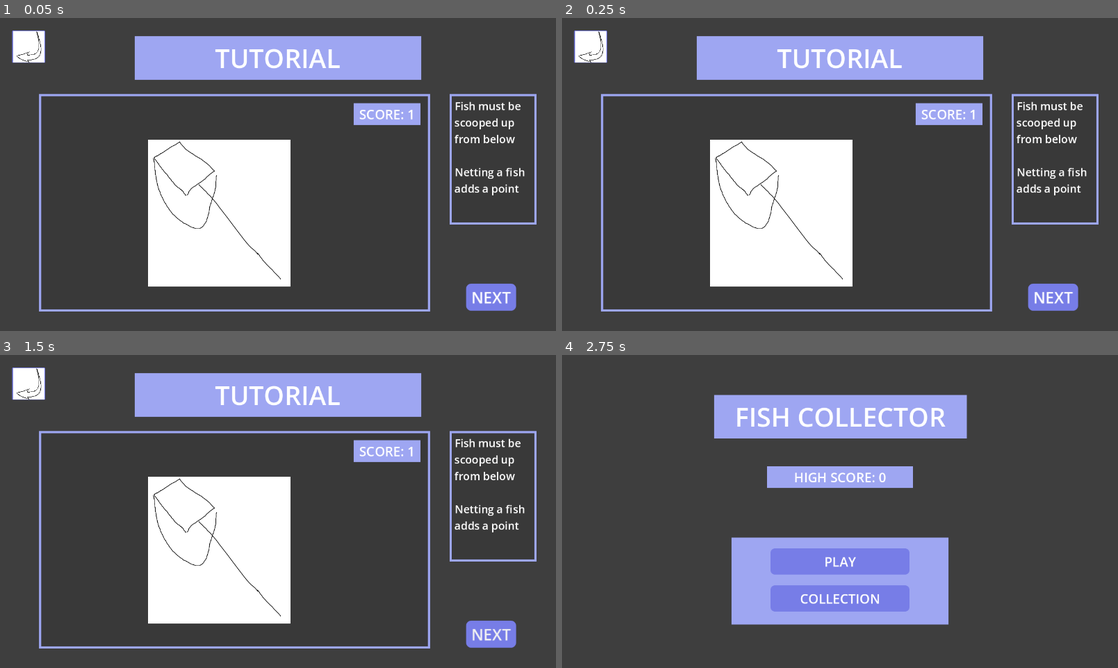
Above: before the commit, frames 1-4 (two rows, left to right).
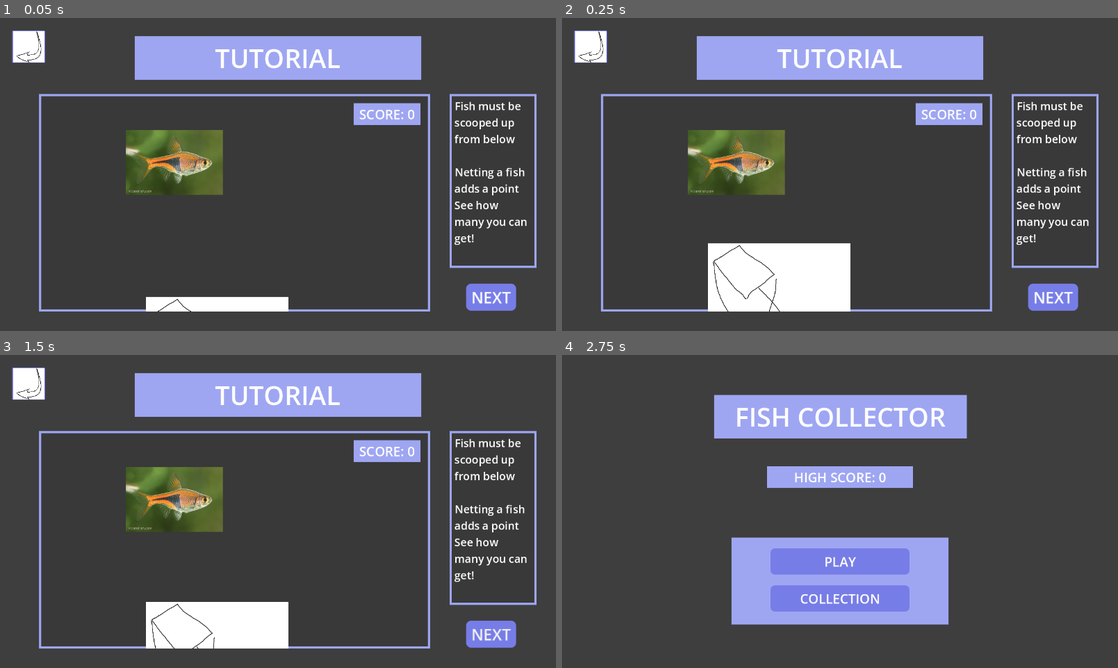
Above: after the commit, the same moments.

Repository: lolyay270/Mobile-Dev-Small
Game: Godot game, scene res://scenes/tutorial.tscn
Same seed, same stepped clock (60 frames per second), same inputs: the game is played once before the commit and once after it. This scene is started directly instead of the project's main scene. The engine's default icon, where the game draws it, is replaced by a stand-in: a white triangle on a blue panel in a dark square.
Inputs (mouse positions are in pixels of both pictures, inside the frame that each line leads up to):
- Up to frame 1 (0.05 s): no input
- Up to frame 2 (0.25 s): no input
- Up to frame 3 (1.5 s): click "NEXT" at 0.5 s; click "NEXT" (after the commit: "BACK") at 1.25 s
- Up to frame 4 (2.75 s): click (589, 383) at 2 s

The runs differ from the first frame. In frame 1, 15% of the frame differs, in the area x 22-97%, y 29-94%; in frame 2, 13%; in frame 3, 14%; in frame 4, nothing differs.

Commit message:
feat(tutorial): both anims working, toggle button

Diff:
--- a/scenes/tutorial.tscn
+++ b/scenes/tutorial.tscn
@@ -1,6 +1,7 @@
-[gd_scene load_steps=13 format=3 uid="uid://co4cgnpy7pgut"]
+[gd_scene load_steps=15 format=3 uid="uid://co4cgnpy7pgut"]
 
 [ext_resource type="LabelSettings" uid="uid://2gbyhnsfxrd8" path="res://themes/title label.tres" id="1_cq4me"]
+[ext_resource type="Script" uid="uid://d0bhw3qcdbfe" path="res://scripts/UI elements/tutorial.gd" id="1_g2equ"]
 [ext_resource type="Theme" uid="uid://cv4hxqc66pyku" path="res://themes/option buttons/option buttons.tres" id="2_6yjpi"]
 [ext_resource type="Texture2D" uid="uid://24b5josru515" path="res://assets/curveArrow.png" id="3_gbqnl"]
 [ext_resource type="Script" uid="uid://dav5rnbek6wak" path="res://scripts/UI elements/loadSceneButton.gd" id="4_ckvwl"]
@@ -9,17 +10,93 @@
 [ext_resource type="Texture2D" uid="uid://dlwxtr2ykoync" path="res://assets/Harlequin Rasbora (Trigonostigma heteromorpha) - Dan's Fish.png" id="7_gbqnl"]
 [ext_resource type="Texture2D" uid="uid://bxk4agd7lba87" path="res://assets/nET.png" id="8_ckvwl"]
 [ext_resource type="Theme" uid="uid://b054jbhmyfyjs" path="res://themes/collectableText.tres" id="9_nlqja"]
+[ext_resource type="Texture2D" uid="uid://dkh021bwgv0om" path="res://icon.svg" id="10_0epgs"]
+
+[sub_resource type="Animation" id="Animation_nlqja"]
+length = 0.001
+tracks/0/type = "value"
+tracks/0/imported = false
+tracks/0/enabled = true
+tracks/0/path = NodePath("Score:text")
+tracks/0/interp = 1
+tracks/0/loop_wrap = true
+tracks/0/keys = {
+"times": PackedFloat32Array(0),
+"transitions": PackedFloat32Array(1),
+"update": 1,
+"values": ["SCORE: 1"]
+}
+tracks/1/type = "value"
+tracks/1/imported = false
+tracks/1/enabled = true
+tracks/1/path = NodePath("net:position")
+tracks/1/interp = 1
+tracks/1/loop_wrap = true
+tracks/1/keys = {
+"times": PackedFloat32Array(0),
+"transitions": PackedFloat32Array(1),
+"update": 0,
+"values": [Vector2(246, 100)]
+}
+tracks/2/type = "value"
+tracks/2/imported = false
+tracks/2/enabled = true
+tracks/2/path = NodePath("collectee:scale")
+tracks/2/interp = 1
+tracks/2/loop_wrap = true
+tracks/2/keys = {
+"times": PackedFloat32Array(0),
+"transitions": PackedFloat32Array(1),
+"update": 0,
+"values": [Vector2(1e-05, 1e-05)]
+}
+tracks/3/type = "value"
+tracks/3/imported = false
+tracks/3/enabled = true
+tracks/3/path = NodePath("points change:position")
+tracks/3/interp = 1
+tracks/3/loop_wrap = true
+tracks/3/keys = {
+"times": PackedFloat32Array(0),
+"transitions": PackedFloat32Array(1),
+"update": 0,
+"values": [Vector2(811, 76)]
+}
+tracks/4/type = "value"
+tracks/4/imported = false
+tracks/4/enabled = true
+tracks/4/path = NodePath("points change:modulate")
+tracks/4/interp = 1
+tracks/4/loop_wrap = true
+tracks/4/keys = {
+"times": PackedFloat32Array(0),
+"transitions": PackedFloat32Array(1),
+"update": 0,
+"values": [Color(1, 1, 1, 0)]
+}
+tracks/5/type = "value"
+tracks/5/imported = false
+tracks/5/enabled = true
+tracks/5/path = NodePath("healths/health change:modulate")
+tracks/5/interp = 1
+tracks/5/loop_wrap = true
+tracks/5/keys = {
+"times": PackedFloat32Array(0),
+"transitions": PackedFloat32Array(1),
+"update": 0,
+"values": [Color(1, 1, 1, 1)]
+}
 
 [sub_resource type="Animation" id="Animation_ckvwl"]
-resource_name = "collectFish"
+resource_name = "collectItem"
 length = 2.3
 loop_mode = 1
 tracks/0/type = "value"
 tracks/0/imported = false
 tracks/0/enabled = true
-tracks/0/path = NodePath("collectFish/Score:text")
+tracks/0/path = NodePath("Score:text")
 tracks/0/interp = 1
-tracks/0/loop_wrap = true
+tracks/0/loop_wrap = false
 tracks/0/keys = {
 "times": PackedFloat32Array(0, 1.56667),
 "transitions": PackedFloat32Array(1, 1),
@@ -29,119 +106,68 @@
 tracks/1/type = "value"
 tracks/1/imported = false
 tracks/1/enabled = true
-tracks/1/path = NodePath("collectFish/net:position")
+tracks/1/path = NodePath("net:position")
 tracks/1/interp = 1
-tracks/1/loop_wrap = true
+tracks/1/loop_wrap = false
 tracks/1/keys = {
-"times": PackedFloat32Array(0, 0.8, 2.29, 2.3),
-"transitions": PackedFloat32Array(0.75, 1, 1e-05, 1e-05),
-"update": 0,
-"values": [Vector2(246, 500), Vector2(246, 100), Vector2(246, 100), Vector2(246, 500)]
+"times": PackedFloat32Array(0, 0.8),
+"transitions": PackedFloat32Array(0.75, 1),
+"update": 0,
+"values": [Vector2(246, 500), Vector2(246, 100)]
 }
 tracks/2/type = "value"
 tracks/2/imported = false
 tracks/2/enabled = true
-tracks/2/path = NodePath("collectFish/fish:scale")
+tracks/2/path = NodePath("collectee:scale")
 tracks/2/interp = 1
-tracks/2/loop_wrap = true
+tracks/2/loop_wrap = false
 tracks/2/keys = {
-"times": PackedFloat32Array(0, 0.733333, 1.2, 2.3),
-"transitions": PackedFloat32Array(2.5, 2.5, 1, 1),
-"update": 0,
-"values": [Vector2(1, 1), Vector2(1, 1), Vector2(1e-05, 1e-05), Vector2(1e-05, 1e-05)]
+"times": PackedFloat32Array(0.733333, 1.2),
+"transitions": PackedFloat32Array(2.5, 1),
+"update": 0,
+"values": [Vector2(1, 1), Vector2(1e-05, 1e-05)]
 }
 tracks/3/type = "value"
 tracks/3/imported = false
 tracks/3/enabled = true
-tracks/3/path = NodePath("collectFish/change:position")
+tracks/3/path = NodePath("points change:position")
 tracks/3/interp = 1
-tracks/3/loop_wrap = true
+tracks/3/loop_wrap = false
 tracks/3/keys = {
-"times": PackedFloat32Array(0, 1.2, 1.6, 2.3),
-"transitions": PackedFloat32Array(0.164939, 0.4, 2.5, 1),
-"update": 0,
-"values": [Vector2(811, 250), Vector2(811, 250), Vector2(811, 45), Vector2(811, 45)]
+"times": PackedFloat32Array(1.2, 1.6),
+"transitions": PackedFloat32Array(0.4, 2.5),
+"update": 0,
+"values": [Vector2(811, 250), Vector2(811, 45)]
 }
 tracks/4/type = "value"
 tracks/4/imported = false
 tracks/4/enabled = true
-tracks/4/path = NodePath("collectFish/change:modulate")
+tracks/4/path = NodePath("points change:modulate")
 tracks/4/interp = 1
-tracks/4/loop_wrap = true
+tracks/4/loop_wrap = false
 tracks/4/keys = {
-"times": PackedFloat32Array(0, 1.2, 1.5, 1.6, 2.3),
-"transitions": PackedFloat32Array(1, 0.225313, 1, 1, 1),
-"update": 0,
-"values": [Color(1, 1, 1, 0), Color(1, 1, 1, 0), Color(1, 1, 1, 1), Color(1, 1, 1, 0), Color(1, 1, 1, 0)]
-}
-
-[sub_resource type="Animation" id="Animation_nlqja"]
-length = 0.001
-tracks/0/type = "value"
-tracks/0/imported = false
-tracks/0/enabled = true
-tracks/0/path = NodePath("collectFish/Score:text")
-tracks/0/interp = 1
-tracks/0/loop_wrap = true
-tracks/0/keys = {
-"times": PackedFloat32Array(0),
-"transitions": PackedFloat32Array(1),
-"update": 1,
-"values": ["SCORE: 1"]
-}
-tracks/1/type = "value"
-tracks/1/imported = false
-tracks/1/enabled = true
-tracks/1/path = NodePath("collectFish/net:position")
-tracks/1/interp = 1
-tracks/1/loop_wrap = true
-tracks/1/keys = {
-"times": PackedFloat32Array(0),
-"transitions": PackedFloat32Array(1),
-"update": 0,
-"values": [Vector2(246, 100)]
-}
-tracks/2/type = "value"
-tracks/2/imported = false
-tracks/2/enabled = true
-tracks/2/path = NodePath("collectFish/fish:scale")
-tracks/2/interp = 1
-tracks/2/loop_wrap = true
-tracks/2/keys = {
-"times": PackedFloat32Array(0),
-"transitions": PackedFloat32Array(1),
-"update": 0,
-"values": [Vector2(1e-05, 1e-05)]
-}
-tracks/3/type = "value"
-tracks/3/imported = false
-tracks/3/enabled = true
-tracks/3/path = NodePath("collectFish/change:position")
-tracks/3/interp = 1
-tracks/3/loop_wrap = true
-tracks/3/keys = {
-"times": PackedFloat32Array(0),
-"transitions": PackedFloat32Array(1),
-"update": 0,
-"values": [Vector2(811, 76)]
-}
-tracks/4/type = "value"
-tracks/4/imported = false
-tracks/4/enabled = true
-tracks/4/path = NodePath("collectFish/change:modulate")
-tracks/4/interp = 1
-tracks/4/loop_wrap = true
-tracks/4/keys = {
-"times": PackedFloat32Array(0),
-"transitions": PackedFloat32Array(1),
-"update": 0,
-"values": [Color(1, 1, 1, 0)]
+"times": PackedFloat32Array(1.2, 1.5, 1.6),
+"transitions": PackedFloat32Array(0.225313, 1, 1),
+"update": 0,
+"values": [Color(1, 1, 1, 0), Color(1, 1, 1, 1), Color(1, 1, 1, 0)]
+}
+tracks/5/type = "value"
+tracks/5/imported = false
+tracks/5/enabled = true
+tracks/5/path = NodePath("healths/health change:modulate")
+tracks/5/interp = 1
+tracks/5/loop_wrap = false
+tracks/5/keys = {
+"times": PackedFloat32Array(1.4, 1.8),
+"transitions": PackedFloat32Array(1, 1),
+"update": 0,
+"values": [Color(1, 1, 1, 1), Color(1, 1, 1, 0)]
 }
 
 [sub_resource type="AnimationLibrary" id="AnimationLibrary_0epgs"]
 _data = {
 &"RESET": SubResource("Animation_nlqja"),
-&"collectFish": SubResource("Animation_ckvwl")
+&"collectItem": SubResource("Animation_ckvwl")
 }
 
 [node name="Tutorial" type="Control"]
@@ -153,6 +179,7 @@
 grow_vertical = 2
 size_flags_horizontal = 3
 size_flags_vertical = 3
+script = ExtResource("1_g2equ")
 
 [node name="BG" type="ColorRect" parent="."]
 z_index = -1
@@ -226,43 +253,9 @@
 libraries = {
 &"": SubResource("AnimationLibrary_0epgs")
 }
-
-[node name="collectFish" type="Control" parent="animations"]
-clip_contents = true
-layout_mode = 2
-anchors_preset = 0
-offset_left = 5.0
-offset_top = 5.0
-offset_right = 895.0
-offset_bottom = 495.0
-
-[node name="Score" type="Label" parent="animations/collectFish"]
-layout_mode = 2
-offset_left = 732.0
-offset_top = 20.0
-offset_right = 860.0
-offset_bottom = 62.0
-grow_horizontal = 0
-size_flags_horizontal = 8
-size_flags_vertical = 0
-text = "SCORE: 1"
-label_settings = ExtResource("6_6yjpi")
-horizontal_alignment = 1
-vertical_alignment = 1
-
-[node name="bg" type="ColorRect" parent="animations/collectFish/Score"]
-show_behind_parent = true
-layout_mode = 1
-anchors_preset = 15
-anchor_right = 1.0
-anchor_bottom = 1.0
-grow_horizontal = 2
-grow_vertical = 2
-scale = Vector2(1.2, 1.2)
-pivot_offset = Vector2(64, 21)
-color = Color(0.6175, 0.65075, 0.95, 1)
-
-[node name="net" type="TextureRect" parent="animations/collectFish"]
+autoplay = "collectItem"
+
+[node name="net" type="TextureRect" parent="animations"]
 layout_mode = 0
 offset_left = 246.0
 offset_top = 100.0
@@ -272,12 +265,12 @@
 expand_mode = 1
 stretch_mode = 4
 
-[node name="fish" type="TextureRect" parent="animations/collectFish"]
+[node name="collectee" type="TextureRect" parent="animations"]
 layout_mode = 2
-offset_left = 195.0
-offset_top = 78.0
-offset_right = 419.0
-offset_bottom = 227.0
+offset_left = 200.0
+offset_top = 83.0
+offset_right = 424.0
+offset_bottom = 232.0
 scale = Vector2(1e-05, 1e-05)
 pivot_offset = Vector2(112, 74.5)
 size_flags_horizontal = 4
@@ -286,7 +279,74 @@
 expand_mode = 1
 stretch_mode = 5
 
-[node name="change" type="Label" parent="animations/collectFish"]
+[node name="Score" type="Label" parent="animations"]
+layout_mode = 1
+anchors_preset = 1
+anchor_left = 1.0
+anchor_right = 1.0
+offset_left = -163.0
+offset_top = 25.0
+offset_right = -35.0
+offset_bottom = 67.0
+grow_horizontal = 0
+pivot_offset = Vector2(128, 0)
+size_flags_horizontal = 8
+size_flags_vertical = 0
+text = "SCORE: 1"
+label_settings = ExtResource("6_6yjpi")
+horizontal_alignment = 1
+vertical_alignment = 1
+
+[node name="bg" type="ColorRect" parent="animations/Score"]
+show_behind_parent = true
+layout_mode = 1
+anchors_preset = 15
+anchor_right = 1.0
+anchor_bottom = 1.0
+grow_horizontal = 2
+grow_vertical = 2
+scale = Vector2(1.2, 1.2)
+pivot_offset = Vector2(64, 21)
+color = Color(0.6175, 0.65075, 0.95, 1)
+
+[node name="healths" type="Control" parent="animations"]
+visible = false
+layout_mode = 2
+anchors_preset = 0
+offset_left = 5.0
+offset_top = 5.0
+offset_right = 895.0
+offset_bottom = 495.0
+
+[node name="health stay" type="TextureRect" parent="animations/healths"]
+layout_mode = 1
+anchors_preset = 1
+anchor_left = 1.0
+anchor_right = 1.0
+offset_left = -111.0
+offset_top = 20.0
+offset_right = -31.0
+offset_bottom = 100.0
+grow_horizontal = 0
+texture = ExtResource("10_0epgs")
+expand_mode = 3
+stretch_mode = 4
+
+[node name="health change" type="TextureRect" parent="animations/healths"]
+layout_mode = 1
+anchors_preset = 1
+anchor_left = 1.0
+anchor_right = 1.0
+offset_left = -201.0
+offset_top = 20.0
+offset_right = -121.0
+offset_bottom = 100.0
+grow_horizontal = 0
+texture = ExtResource("10_0epgs")
+expand_mode = 3
+stretch_mode = 4
+
+[node name="points change" type="Label" parent="animations"]
 modulate = Color(1, 1, 1, 0)
 layout_mode = 0
 offset_left = 811.0
@@ -297,15 +357,6 @@
 theme = ExtResource("9_nlqja")
 text = "+1"
 
-[node name="dontCollectRock" type="Control" parent="animations"]
-visible = false
-layout_mode = 2
-anchors_preset = 0
-offset_left = 5.0
-offset_top = 5.0
-offset_right = 895.0
-offset_bottom = 495.0
-
 [node name="info" type="PanelContainer" parent="."]
 layout_mode = 1
 anchors_preset = 8
@@ -316,7 +367,7 @@
 offset_left = 395.0
 offset_top = -185.0
 offset_right = 595.0
-offset_bottom = 115.0
+offset_bottom = 215.0
 grow_horizontal = 2
 grow_vertical = 2
 theme = ExtResource("5_cq4me")
@@ -335,7 +386,18 @@
 theme_override_font_sizes/font_size = 25
 text = "Fish must be scooped up from below
 
-Netting a fish adds a point"
+Netting a fish adds a point See how many you can get!"
+autowrap_mode = 2
+
+[node name="rockCollectText" type="Label" parent="info/MarginContainer"]
+visible = false
+custom_minimum_size = Vector2(100, 100)
+layout_mode = 2
+size_flags_vertical = 1
+theme_override_font_sizes/font_size = 25
+text = "Rocks can also be scooped
+
+But netting one breaks the net and uses a twine spool"
 autowrap_mode = 2
 
 [node name="Button" type="Button" parent="."]
@@ -357,3 +419,4 @@
 text = "NEXT"
 
 [connection signal="button_up" from="main menu button" to="main menu button" method="_on_button_up"]
+[connection signal="button_up" from="Button" to="." method="_on_button_up"]
--- /dev/null
+++ b/scripts/UI elements/tutorial.gd
@@ -0,0 +1,51 @@
+extends Node
+
+@onready var anim: AnimationPlayer = $animations/AnimationPlayer
+
+@onready var fishVisuals: Array = [$animations/Score, $info/MarginContainer/fishCollectText]
+@onready var rockVisuals: Array = [$animations/healths, $info/MarginContainer/rockCollectText]
+
+@onready var collectee: TextureRect = $animations/collectee
+@onready var valueChange: Label = $"animations/points change"
+@onready var nextButton: Button = $Button
+
+#keep track of which step is animating
+var isPlayingFishAnim: bool = true
+
+
+
+func _onready() -> void:
+	anim.play("collectItem")
+	collectee.texture = GameManager.fishResources[0].sprite
+
+
+func _on_button_up() -> void:
+	anim.stop()
+
+	# currently playing fishCollect, change to rockCollect
+	if isPlayingFishAnim:
+		for obj in fishVisuals:
+			obj.hide()
+		for obj in rockVisuals:
+			obj.show()
+
+		collectee.texture = GameManager.rockResource.sprite
+		valueChange.text = "-1"
+		nextButton.text = "BACK"
+
+		isPlayingFishAnim = false
+
+	# currently playing rockCollect, change to fishCollect
+	else:
+		for obj in rockVisuals:
+			obj.hide()
+		for obj in fishVisuals:
+			obj.show()
+
+		collectee.texture = GameManager.fishResources[0].sprite
+		valueChange.text = "+1"
+		nextButton.text = "NEXT"
+
+		isPlayingFishAnim = true
+
+	anim.play("collectItem")
Not shown, added: scripts/UI elements/tutorial.gd.uid
